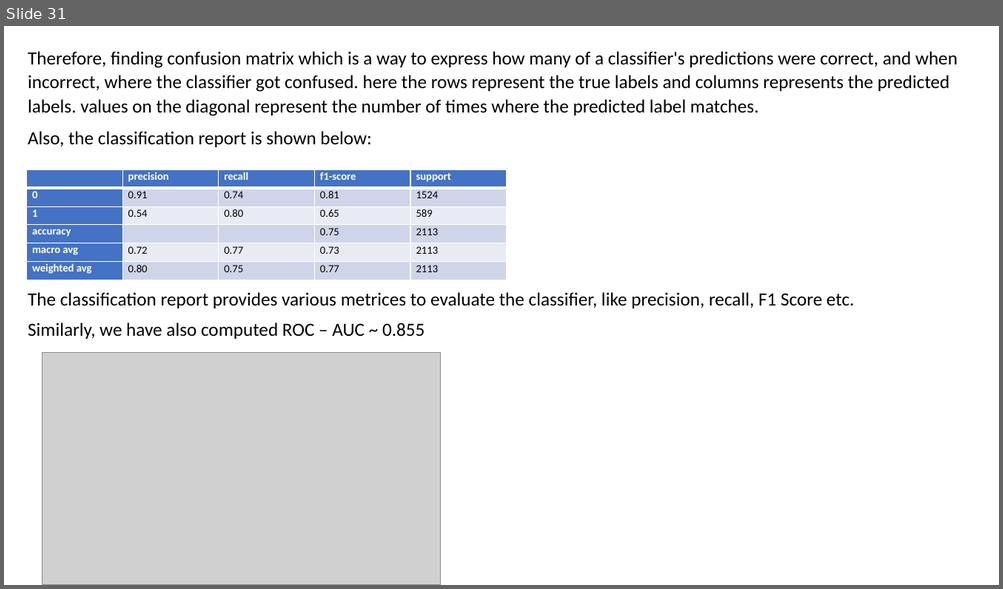
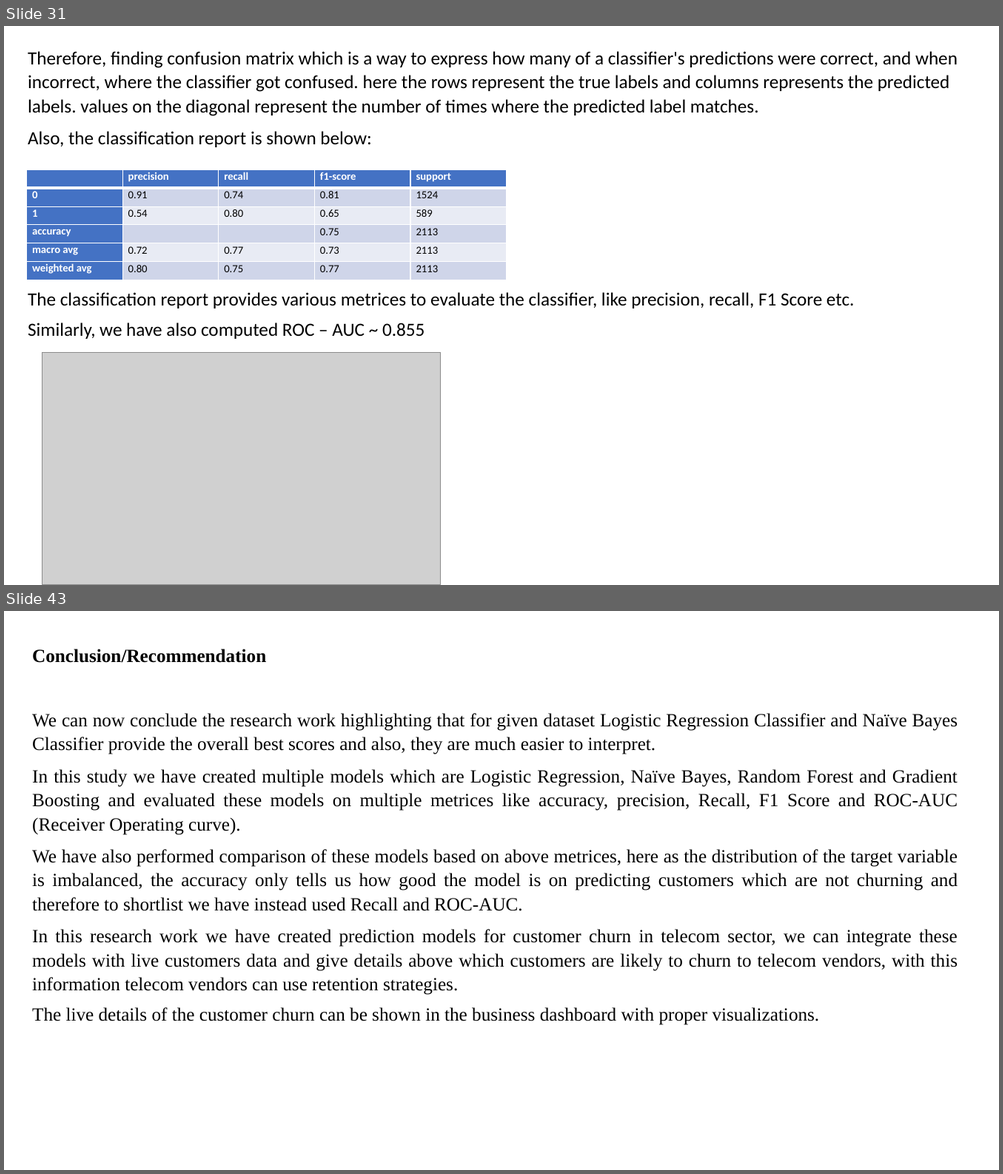
Before and after one commit to samarth-malhotra/Dissertation, a slide deck: Customer Churn Prediction in Telecom using Machine Learning.pptx. Shown one above the other, each under a label of ours: slide 31 before the commit, slides 31 and 43 after it; the slides between them are not shown. The pictures are 1003x589 and 1003x1174 pixels, drawn with LibreOffice and Linux fonts; fonts in the diff are those of the drawing; grey boxes stand for pictures. Boxes give left, top, right and bottom in pixels: in the first picture for what was removed or moved away, otherwise in the second. Text is boxed around its words. In the diff, an @@ line names an element or a change of style, - is before the commit and + after.

```diff
--- a/Customer Churn Prediction in Telecom using Machine Learning.pptx
+++ b/Customer Churn Prediction in Telecom using Machine Learning.pptx
@@ slide 43 added at box(4, 611, 999, 1170), background #FFFFFF @@
@@ text added at box(32, 649, 958, 1025), 18 pt, text #000000 @@
+Conclusion/Recommendation
+We can now conclude the research work highlighting that for given dataset Logistic Regression Classifier and Naïve Bayes Classifier provide the overall best scores and also, they are much easier to interpret.
+In this study we have created multiple models which are Logistic Regression, Naïve Bayes, Random Forest and Gradient Boosting and evaluated these models on multiple metrices like accuracy, precision, Recall, F1 Score and ROC-AUC (Receiver Operating curve).
+We have also performed comparison of these models based on above metrices, here as the distribution of the target variable is imbalanced, the accuracy only tells us how good the model is on predicting customers which are not churning and therefore to shortlist we have instead used Recall and ROC-AUC.
+In this research work we have created prediction models for customer churn in telecom sector, we can integrate these models with live customers data and give details above which customers are likely to churn to telecom vendors, with this information telecom vendors can use retention strategies.
+The live details of the customer churn can be shown in the business dashboard with proper visualizations.
```
Also in this commit, not shown: 3 slides changed, 12 other slides added, 3 other files.
